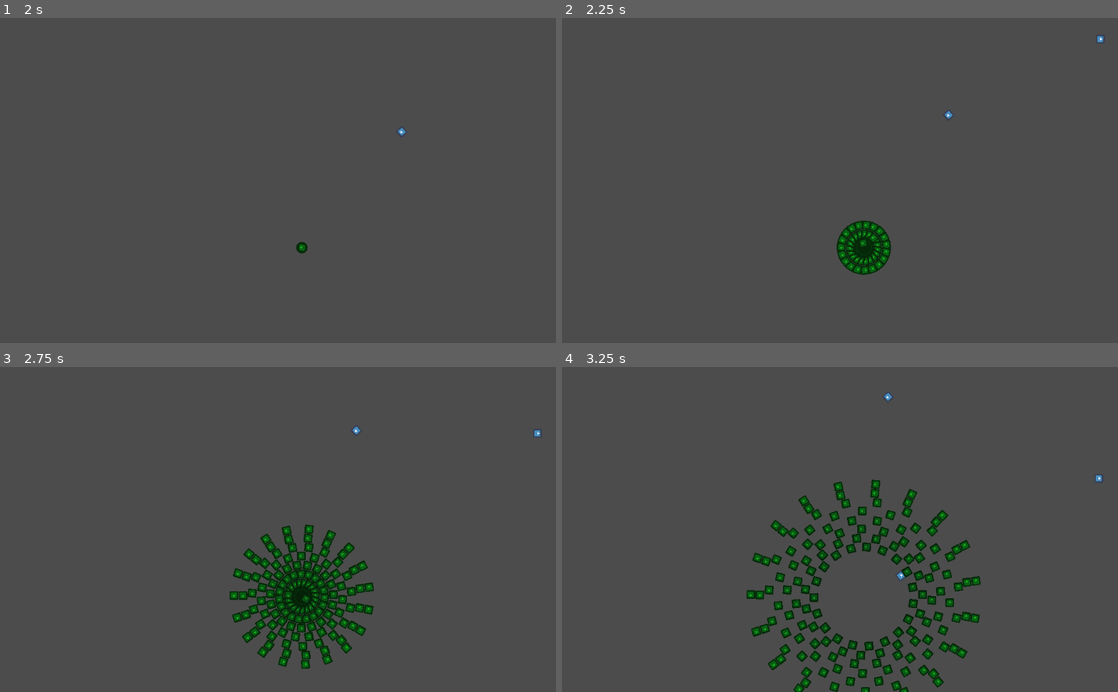
Above: before the commit, frames 1-4 (two rows, left to right).
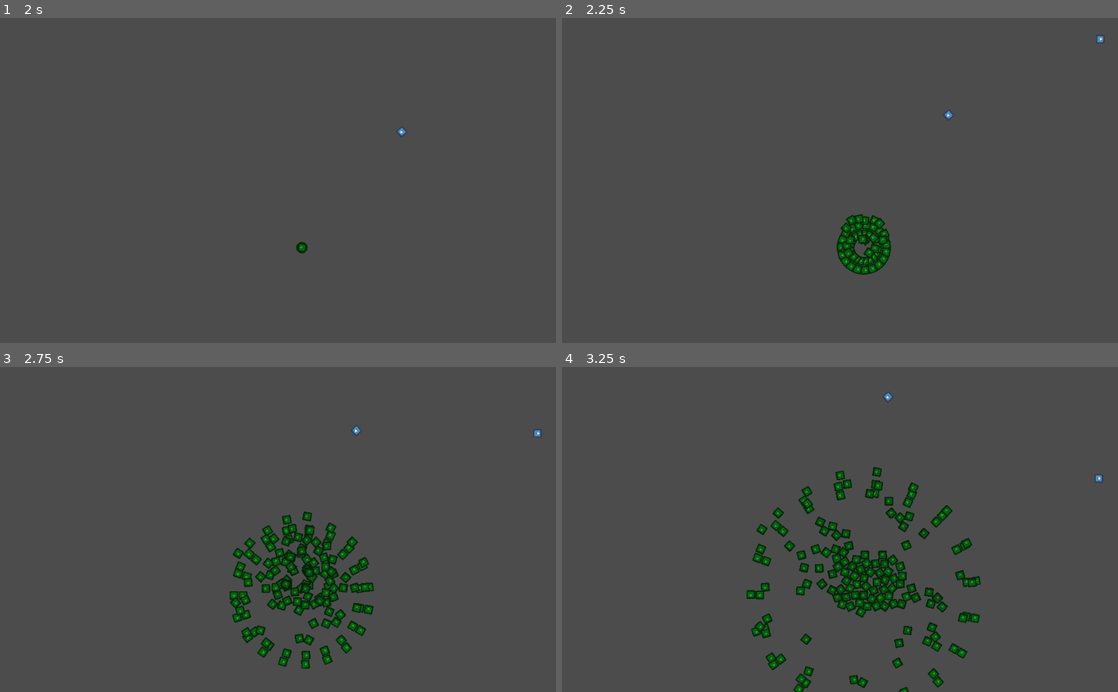
Above: after the commit, the same moments.

Repository: timtoo/gdspawner
Game: Godot game, scene res://Root.tscn
The game is run twice, just before and just after one commit, with the same random seed, the same clock (stepped at 60 frames per second) and the same inputs. The engine's default icon, where the game draws it, is replaced by a stand-in: a white triangle on a blue panel in a dark square.
Inputs:
- Up to frame 1 (2 s): tap Enter at 0.5 s; tap C at 0.6, 1.35 s; tap Space at 1.25 s
- Up to frame 2 (2.25 s): tap Enter at 2 s; tap C at 2.1 s
- Up to frame 3 (2.75 s): no input
- Up to frame 4 (3.25 s): tap C at 2.85 s

Frame 1 is identical in both runs. In frame 2, 0.5% of the frame differs, in the area x 50-59%, y 60-75%; in frame 3, 4.3%; in frame 4, 8.4%, in the area x 34-75%, y 30-100%.

Commit message:
minor extra fun

Diff:
--- a/Root.gd
+++ b/Root.gd
@@ -2,6 +2,8 @@
 
 var screen_size: Vector2
 var spawner = preload("res://Spawner.tscn")
+
+var collision_enabled = false  # this is a mess! but for fun...?
 
 func _ready():
 	screen_size = get_viewport().get_visible_rect().size
@@ -10,8 +12,15 @@
 	var spawn = spawner.instance()
 	add_child(spawn)
 	spawn.generate('RandomLinear')
+
 func random_screen_position() -> Vector2:
 	return Vector2(randi() % int(screen_size.x), randi() % int(screen_size.y))
+
+func _input(event):
+	if event is InputEventKey and event.pressed:
+		if event.scancode == KEY_C:
+			collision_enabled = ! collision_enabled
+			print("Collision ?! ", collision_enabled)
 
 # note: spawn nodes are not cleaned up, so is a memory leak situation
 func _process(delta):
--- a/SpawnerScripts/Spawner.gd
+++ b/SpawnerScripts/Spawner.gd
@@ -10,4 +10,5 @@
 	add_child(node)
 	spawner_list.append(node)
 	print("Generated spawner ", name)
+
 	return node
--- a/SpawnerScripts/SpawnerBase.gd
+++ b/SpawnerScripts/SpawnerBase.gd
@@ -29,9 +29,11 @@
 		add_child(particle)
 		active_particles.append(particle)
 		#print (particle.get_instance_id(), " is alive! ", particle.position, '/', active_particles.size())
+		particle.get_node("CollisionShape2D").disabled = ! get_parent().get_parent().collision_enabled
 	else:
 		print ("Inactive particle?!")
 	return particle
+
 
 func _process(delta):
 	# go backwards through list and remove deleted items
--- a/SpawnerScripts/SpawnerWavyLine.gd
+++ b/SpawnerScripts/SpawnerWavyLine.gd
@@ -8,11 +8,12 @@
 
 var direction: int = randi() % 360
 var start_position = global_position
-var angle_range: int = randi() % 80 + 10
+var angle_range: int = randi() % 110 + 10
 var angle_freq: float = randf()/2 + 0.01
+var wait_time: float = (randi() % 4 + 2) / 20.0
 
 func _ready():
-	timer.wait_time = 0.1
+	timer.wait_time = wait_time
 	timer.connect("timeout", self, "timer_timeout")
 	add_child(timer)
 	timer.start()
@@ -29,6 +30,6 @@
 func _physics_process(delta):
 	if wait == false && count > 0:
 		# create at a random spot on the screen (relateive to spawner position)
-		create_particle(start_position, direction).set_angle_oscillator(angle_range, angle_freq).modulate = Color(0.9,0.3,0.2)
+		create_particle(start_position, direction).set_angle_oscillator(angle_range, angle_freq).modulate = Color(0.9 - ((count % 3)/10),0.3,0.2)
 		count -= 1
 		wait = true
--- a/particle/particle.tscn
+++ b/particle/particle.tscn
@@ -1,12 +1,19 @@
-[gd_scene load_steps=3 format=2]
+[gd_scene load_steps=4 format=2]
 
 [ext_resource path="res://particle/particle.gd" type="Script" id=1]
 [ext_resource path="res://icon.png" type="Texture" id=2]
 
-[node name="petal" type="KinematicBody2D"]
+[sub_resource type="CircleShape2D" id=1]
+radius = 8.0
+
+[node name="particle" type="KinematicBody2D"]
 position = Vector2( 446, 281 )
 script = ExtResource( 1 )
 
 [node name="Sprite" type="Sprite" parent="."]
 scale = Vector2( 0.25, 0.25 )
 texture = ExtResource( 2 )
+
+[node name="CollisionShape2D" type="CollisionShape2D" parent="."]
+shape = SubResource( 1 )
+disabled = true
Not shown, changed: README.md
